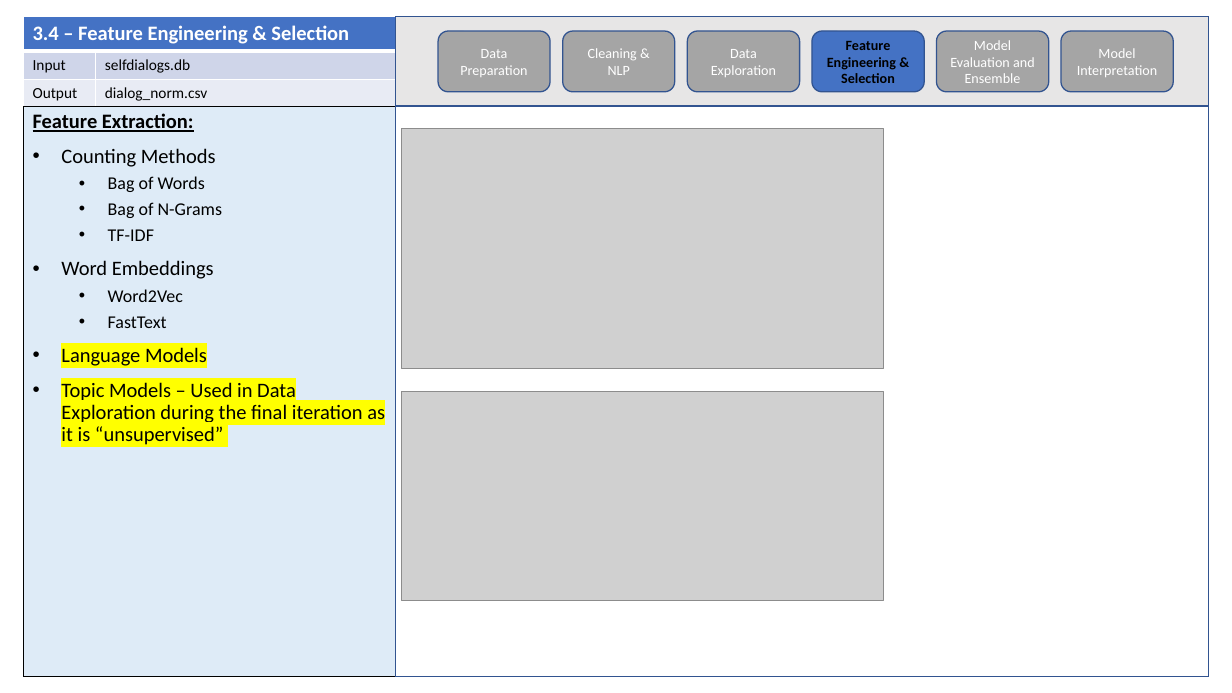
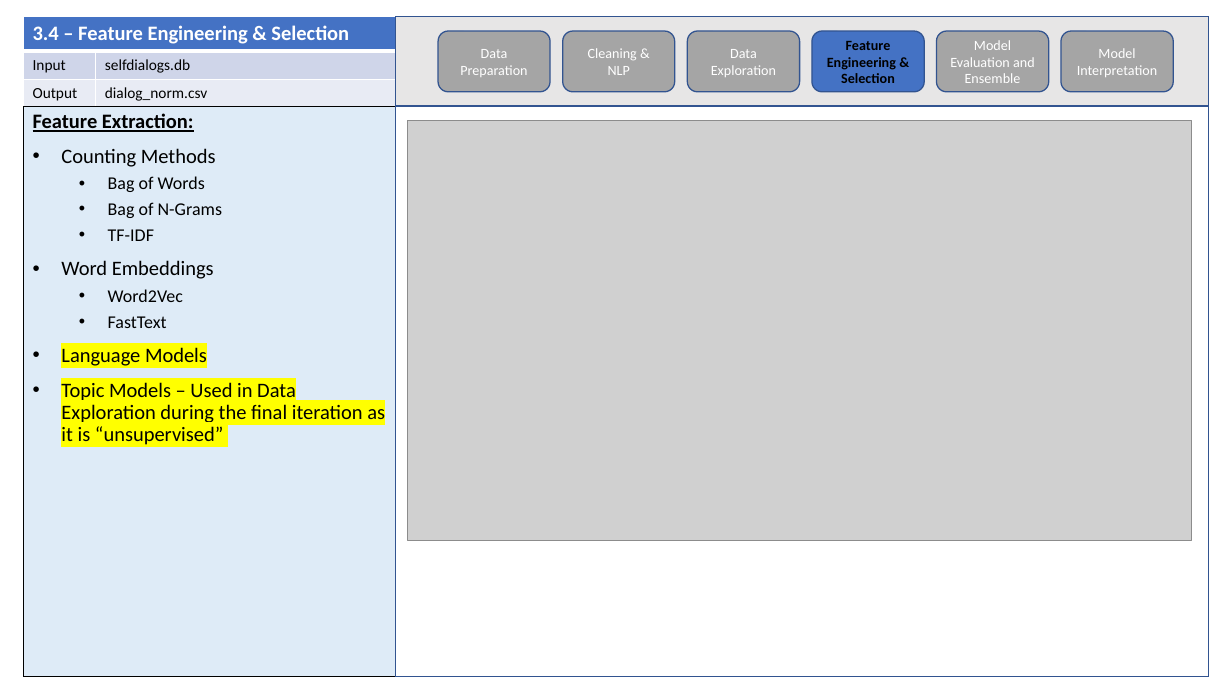
Before and after one commit to CSML1010-3-2020/NLPCourseProject, a slide deck: slide 12 of Final_Project.pptx. Drawn at 1232x693 pixels with LibreOffice and Linux fonts; fonts in the diff are those of the drawing; grey boxes stand for pictures. Boxes give left, top, right and bottom in pixels: in the first picture for what was removed or moved away, otherwise in the second. Text is boxed around its words. In the diff, an @@ line names an element or a change of style, - is before the commit and + after.

```diff
--- a/Final_Project.pptx
+++ b/Final_Project.pptx
@@ picture removed at bbox=[402, 128, 884, 369] @@
@@ picture added at bbox=[408, 120, 1192, 540] @@
@@ picture removed at bbox=[402, 391, 884, 600] @@
```
Also in this commit, not shown: 8 other slides changed, 7 slides added, 1 slide removed.
